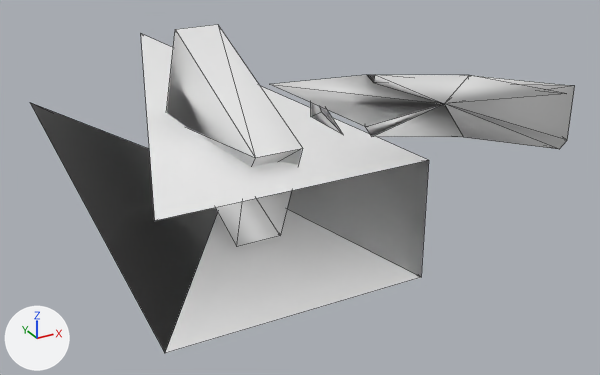
The OBJ model assets/meshes/hull_terran_carrier_frag_4.obj as it was, and as the next commit left it.
Both versions are drawn from a camera (50 mm lens) standing at (-1.37, -2.94, 1.84) and looking at (0.4, 0.27, 0.24). Every picture has the same lights, and +X, +Y and +Z are marked at lower left. The older version comes first. Mesh edges are drawn as thin lines. Where no turn or scale is listed for an object, it has been applied to the vertices.

Names of what the first picture shows: 'hull_terran_carrier_frag_4'.
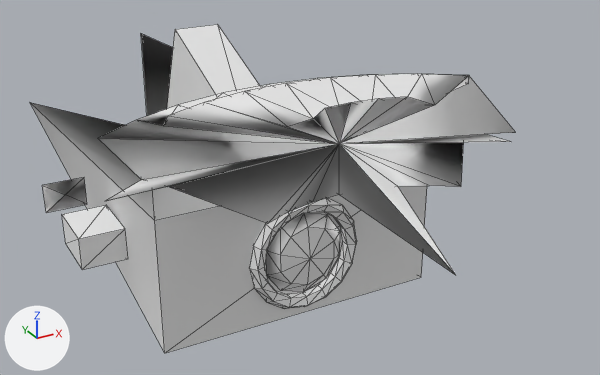
What the commit changed:
me_hull_terran_carrier_frag_4 is used by ob_hull_terran_carrier_frag_4; location (0.0, 0.0, 0.0).
me_hull_terran_carrier_frag_4 had 52 vertices, 80 faces and spanned x -0.57..1.0, y -0.85..2.52, z 0.07..1.01.
me_hull_terran_carrier_frag_4 now has 224 vertices, 408 faces and spans x -0.74..0.88, y -1.37..2.52, z 0.07..1.02.
me_hull_terran_carrier_frag_4 part 1: a new loose piece, a box spanning x -0.73..-0.54, y -0.01..0.25, z 0.23..0.37, in mat_skin (white #e7e7e7).
me_hull_terran_carrier_frag_4 part 2: a new loose piece of 80 vertices spanning x -0.23..0.23, y -0.52..-0.47, z 0.11..0.57, in mat_skin (white #e7e7e7).
me_hull_terran_carrier_frag_4 part 3: a new loose piece of 22 vertices spanning x -0.16..0.16, y -0.54..-0.49, z 0.17..0.51.
Part 4, on me_hull_terran_carrier_frag_4:
11 vertices are removed from x -0.02..1.0, y -0.85..0.85, z 0.23..0.94.
51 faces are deleted.
60 vertices are added at x -0.74..0.88, y -1.37..1.02, z 0.23..1.02.
5 new vertices lie (0.0, 0.0, 0.22) away from vertices in x -0.57..0.57, y -0.37..-0.23, z 0.72.
113 new faces join them, mat_skin (white #e7e7e7).
42 new faces join them, mat_interior (white #e7e7e7).
Other edits to the shape of me_hull_terran_carrier_frag_4 do not show in these pictures.

What differs and where, as boxes (x1, y1, x2, y2) in the pictures (600 x 375 px):
'hull_terran_carrier_frag_4', reshaped (11% narrower)
    before: (30, 24, 575, 353)
    after: (30, 24, 515, 353)
part 1 of me_hull_terran_carrier_frag_4, added
    after: (62, 205, 128, 270)
part 2 of me_hull_terran_carrier_frag_4, added
    after: (249, 198, 357, 309)
part 3 of me_hull_terran_carrier_frag_4, added
    after: (266, 213, 340, 292)
part 4 of me_hull_terran_carrier_frag_4, built on
    before: (30, 75, 575, 353)
    after: (30, 74, 515, 353)
